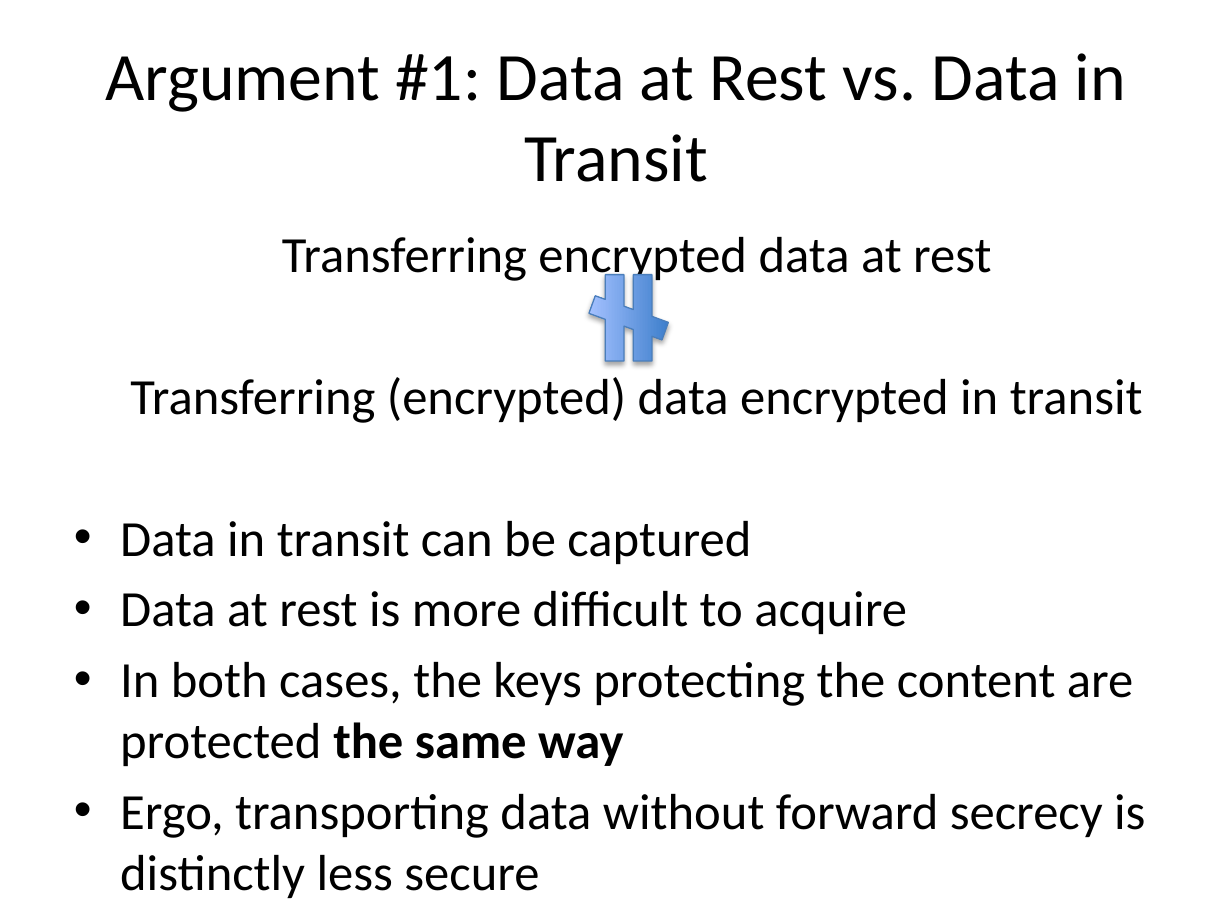
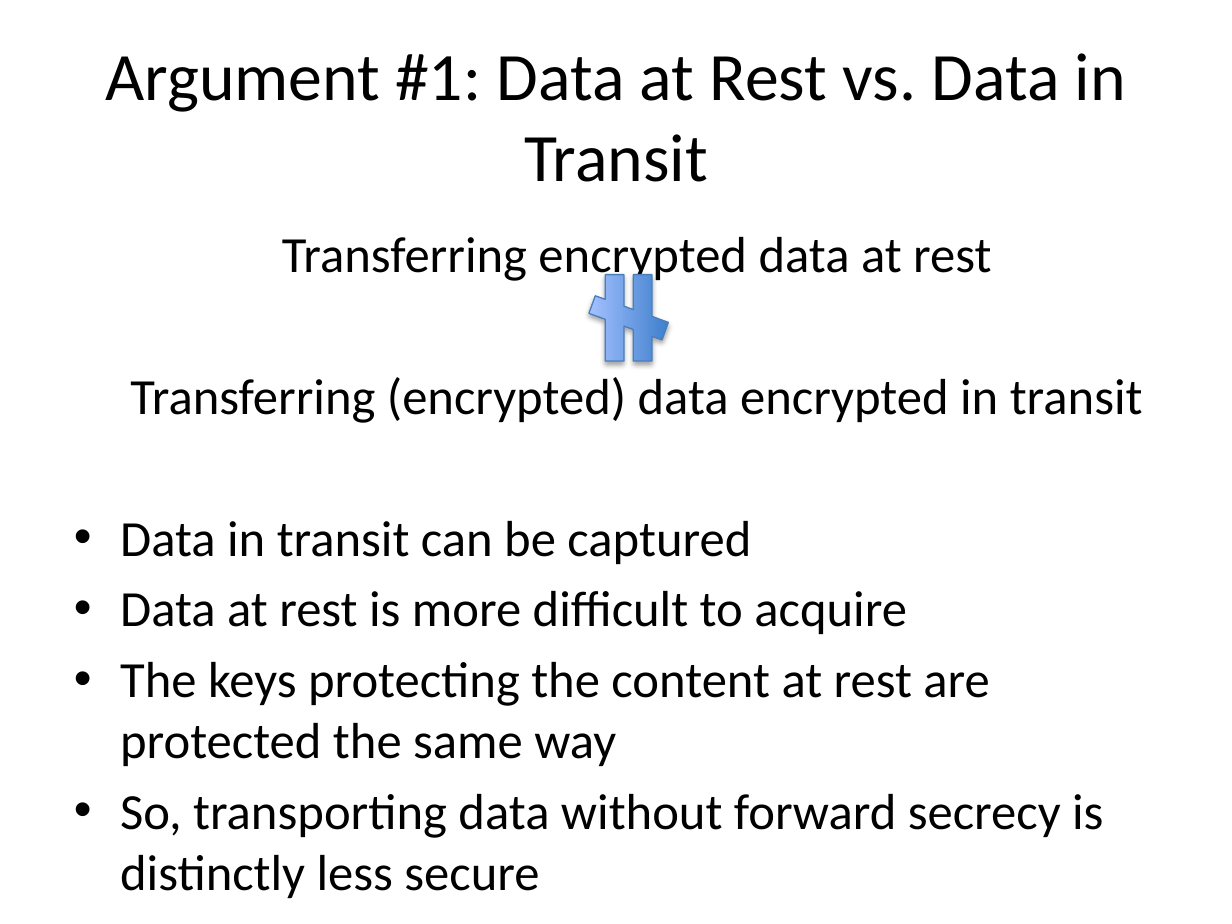
Before and after one commit to chris-wood/dagstuhl16-icn-privacy, a slide deck: slide 10 of talks/forward_secrecy.pptx. Drawn at 1232x924 pixels with LibreOffice and Linux fonts; fonts in the diff are those of the drawing. Boxes give left, top, right and bottom in pixels: in the first picture for what was removed or moved away, otherwise in the second. Text is boxed around its words. In the diff, an @@ line names an element or a change of style, - is before the commit and + after.

Commit message:
New talk slides

```diff
--- a/talks/forward_secrecy.pptx
+++ b/talks/forward_secrecy.pptx
@@ text at (x1=120, y1=662, x2=1103, y2=898): text changed @@
-• In both cases, the keys protecting the content are protected the same way
-• Ergo, transporting data without forward secrecy is distinctly less secure
+• The keys protecting the content at rest are protected the same way
+• So, transporting data without forward secrecy is distinctly less secure
```
Also in this commit, not shown: 1 other slide changed, 3 other files.
